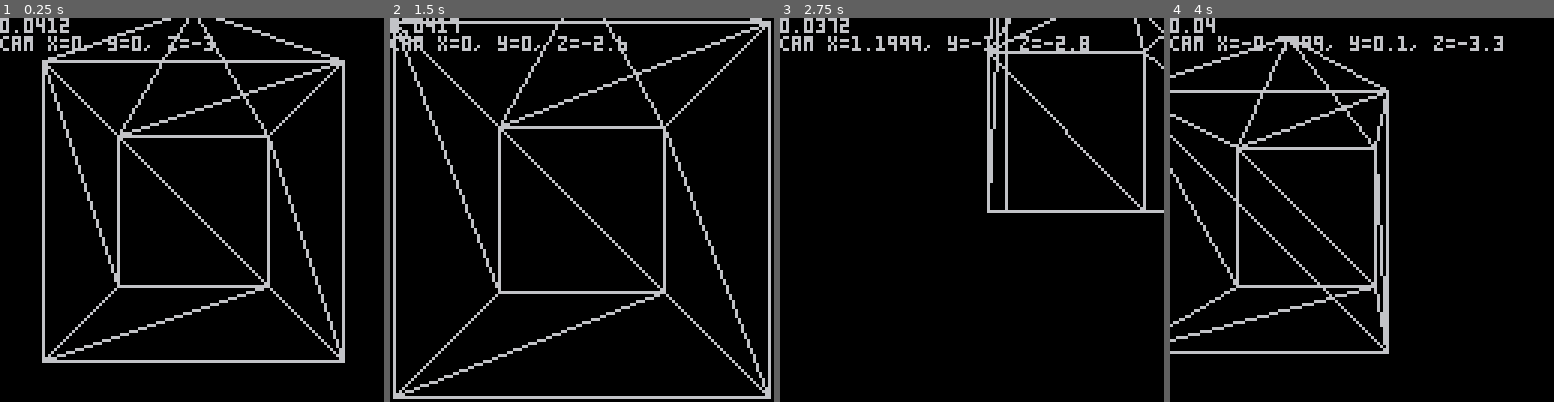
Above: before the commit, frames 1-4 (left to right).
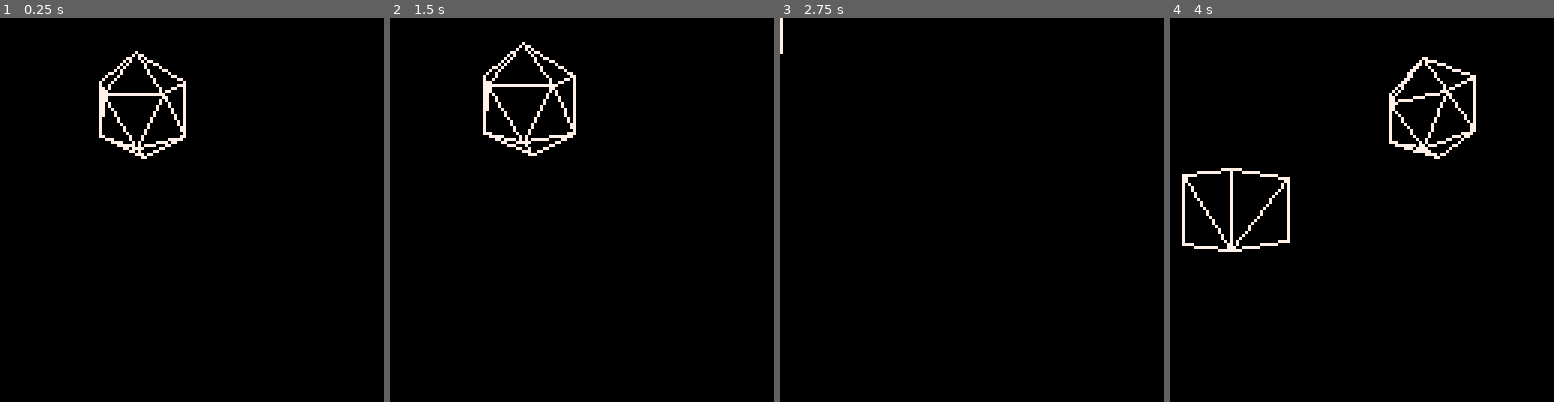
Above: after the commit, the same moments.

Repository: CodenameWaddles/pico8
Game: PICO-8 cartridge 3d_renderer/rendering.p8
Two runs of this game, one before a commit and one after it. Both use one fixed random seed, a clock stepped at 60 frames per second and the inputs below.
Inputs:
- Up to frame 1 (0.25 s): no input
- Up to frame 2 (1.5 s): tap O (Z key) at 0.33, 0.7, 1.43 s; tap X (X key) at 1.07 s
- Up to frame 3 (2.75 s): hold Left 1.97-2.37 s; hold P2 Right 1.97-2.37 s; tap X (X key) at 2.07, 2.4, 2.73 s; tap O (Z key) at 2.22 s; hold Down from 2.42 s (still down); hold P2 Up from 2.42 s (still down)
- Up to frame 4 (4 s): release Down at 2.82 s; release P2 Up at 2.82 s; hold Right 2.87-3.53 s; hold P2 Left 2.87-3.53 s; tap X (X key) at 3.07, 3.4, 3.73 s; tap O (Z key) at 3.1, 3.98 s; hold Up from 3.58 s (still down); hold P2 Down from 3.58 s (still down)

The runs differ from the first frame. In frame 1, 9.5% of the frame differs, in the area x 0-90%, y 0-90%; in frame 2, 10%, in the area x 0-100%, y 0-100%; in frame 3, 4.1%; in frame 4, 9.4%.

Commit message:
barycentric ratser

Diff:
--- a/3d_renderer/rendering.p8
+++ b/3d_renderer/rendering.p8
@@ -3,9 +3,13 @@
 __lua__
 
 camera_speed=0.1
-
-cube={}
-cube.vertices={{1, 1, 1},
+camera_rotation_speed=0.01
+red_palette = {2, 8, 14}
+orange_palette = {4, 9, 10}
+grey_palette = {5, 6, 7}
+
+house={}
+house.vertices={{1, 1, 1},
 {-1, 1, 1},
 {-1, -1, 1},
 {1, -1, 1},
@@ -14,10 +18,8 @@
 {-1, -1, -1},
 {1, -1, -1},
 {0, 2, 0}}
-cube.faces={{1, 2, 3},
+house.faces={{1, 2, 3},
 {1, 3, 4},
-{1, 5, 6},
-{1, 6, 2},
 {2, 6, 7},
 {2, 7, 3},
 {3, 7, 8},
@@ -27,20 +29,33 @@
 {5, 7, 6},
 {5, 8, 7},
 {9, 2, 1},
-{9, 2, 6},
-{9, 6, 5},
-{9, 5, 1}}
-objects={cube}
-cam = {pos={0,0,-3}}
+{9, 6, 2},
+{9, 5, 6},
+{9, 1, 5}}
+house.col = red_palette
+initial_cam_dir = {{0},{0},{1}}
+cam = {pos={{0},{0},{-3}}, dir=initial_cam_dir}
 cam_matrix = {{-100, 0, 64}, {0, -100, 64}, {0, 0, 1}}
 
+light_dir = {{-1}, {1}, {-1}}
+
 function _init()
-
+    light_dir = normalize(light_dir)
+    theta = 0
+    objects={--house,
+    make_cube(3,0,0,0.5, grey_palette),
+    make_icosa(1,2,3, red_palette)}
+    foreach(objects, function (obj)
+        calculate_object_normals(obj)
+    end)
+    x = 40
+    y = 15
 end
 
 function _update()
+    world_matrix = {{1, 0, 0, -cam.pos[1][1]}, {0, 1, 0, -cam.pos[2][1]}, {0, 0, 1, -cam.pos[3][1]}}
     move_camera()
-    world_matrix = {{1, 0, 0, -cam.pos[1]}, {0, 1, 0, -cam.pos[2]}, {0, 0, 1, -cam.pos[3]}}
+    world_matrix = matrix_product(rotation_matrix_y(theta), world_matrix)
     projection_matrix = matrix_product(cam_matrix, world_matrix)
     projected_objects={}
     rendered_objects = filter_rendered(objects)
@@ -51,44 +66,99 @@
 
 function _draw()
     cls()
-    --print(projected_objects[1].vertices[3][1][1])
     foreach(projected_objects, function (obj)
         draw_projection(obj)
     end)
-    print(stat(1))
-    print("cam x="..cam.pos[1]..", y="..cam.pos[2]..", z="..cam.pos[3])
+    --fill_triangle_scanline({{20}, {20}}, {{x}, {y}}, {{0}, {60}}, 7)
+    --fill_triangle_barycentric({{0}, {0}}, {{50}, {15}}, {{0}, {10}}, 7)
+    --print(stat(1), 8)
+    --print("cam x="..cam.pos[1][1]..", y="..cam.pos[2][1]..", z="..cam.pos[3][1])
+    --print("cam dir x="..cam.dir[1][1]..", y="..cam.dir[2][1]..", z="..cam.dir[3][1])
+    --local obj_dir = {{objects[1].vertices[1][1] - cam.pos[1][1]}, {objects[1].vertices[1][2] - cam.pos[2][1]}, {objects[1].vertices[1][3] - cam.pos[3][1]}}
+    --print_matrix(obj_dir)
+    --print("dot prod = "..dot(obj_dir, cam.dir))
+    --line(64, 64, 64-10*cam.dir[1][1], 64-10*cam.dir[3][1], 8)
+    --line(64, 64, 64-5*obj_dir[1][1], 64-5*obj_dir[3][1], 12)
 end
 
 function move_camera()
-    if(btn(0)) cam.pos[1]+=camera_speed
-    if(btn(1)) cam.pos[1]-=camera_speed
-    if(btn(2)) cam.pos[2]+=camera_speed
-    if(btn(3)) cam.pos[2]-=camera_speed
-    if(btn(4)) cam.pos[3]+=camera_speed
-    if(btn(5)) cam.pos[3]-=camera_speed
+    local transaltion = {{0}, {0}, {0}}
+    if(btn(0)) transaltion[1][1]+=camera_speed x-=1
+    if(btn(1)) transaltion[1][1]-=camera_speed x+=1
+    if(btn(2)) transaltion[2][1]+=camera_speed y-=1
+    if(btn(3)) transaltion[2][1]-=camera_speed y+=1
+    if(btn(4)) transaltion[3][1]+=camera_speed
+    if(btn(5)) transaltion[3][1]-=camera_speed
+    if(btn(0, 1)) theta += camera_rotation_speed
+    if(btn(1, 1)) theta -= camera_rotation_speed
+    transaltion = matrix_product(rotation_matrix_y(-theta), transaltion)
+    cam.dir = matrix_product(rotation_matrix_y(-theta), initial_cam_dir)
+    cam.pos = matrix_addition(cam.pos, transaltion)
 end
 
 -->8
 --Drawing
 
 function draw_projection(obj)
+    local col = obj.col
     foreach(obj.faces, function (f)
-        line(obj.vertices[f[1]][1][1], obj.vertices[f[1]][2][1], obj.vertices[f[2]][1][1], obj.vertices[f[2]][2][1])
-        line(obj.vertices[f[2]][1][1], obj.vertices[f[2]][2][1], obj.vertices[f[3]][1][1], obj.vertices[f[3]][2][1])
-        line(obj.vertices[f[3]][1][1], obj.vertices[f[3]][2][1], obj.vertices[f[1]][1][1], obj.vertices[f[1]][2][1])
-    end)
-end
-
+        local v1 = obj.vertices[f[1]] v2 = obj.vertices[f[2]] v3 = obj.vertices[f[3]]
+        local l = dot(light_dir, f[4])
+        local color = col[1]
+
+        if(l>=0) color = col[2]
+        if(l>=0.8) color = col[3]
+
+        --fill_triangle_barycentric(v1, v2, v3, color)
+        --fill_triangle_scanline(v1, v2, v3, color)
+        draw_edge(v1[1][1], v1[2][1], v2[1][1], v2[2][1], 7)
+        draw_edge(v2[1][1], v2[2][1], v3[1][1], v3[2][1], 7)
+        draw_edge(v3[1][1], v3[2][1], v1[1][1], v1[2][1], 7)
+    end)
+end
+
+function draw_edge(x1, y1, x2, y2, col)
+    if(not(on_screen(x1) and on_screen(y1) and on_screen(x2) and on_screen(y2))) return false
+    local mask1 = get_vertex_screen_bitmask(x1, y1)
+    local mask2 = get_vertex_screen_bitmask(x2, y2)
+    if(mask1 & mask2 == 0) line(x1,y1,x2,y2,col) return true
+    return false
+end
+
+function on_screen(x)
+    return x>=-128 and x <= 256
+end
+
+function get_vertex_screen_bitmask(x, y)
+    local mask = 0
+    if(x>127) mask+=1
+    if(x<0) mask+=2
+    if(y<0) mask+=8
+    if(y>127) mask+=4
+    return mask
+end
 
 -->8
 --Projection
 
 function project_object(obj)
     local projected_vertices = {}
+    local projected_faces = {}
+
+    local vertices = obj.vertices
+
+    --project vertices
     foreach(obj.vertices, function (v)
         add(projected_vertices, project_vertex(v))
     end)
-    return {vertices = projected_vertices, faces = obj.faces}
+
+    --filter back faces
+    foreach(obj.faces, function (f)
+        local v_dir = get_vector_from_points(cam.pos, get_point_matrix(vertices[f[1]]))
+        if(dot(f[4], v_dir) < 0) add(projected_faces, f)
+    end)
+
+    return {vertices = projected_vertices, faces = projected_faces, col = obj.col}
 end
 
 function project_vertex(v)
@@ -99,11 +169,221 @@
 function filter_rendered(objects)
     local rendered = {}
     foreach(objects, function (obj)
-        if(obj.vertices[1][3] > cam.pos[3]) add(rendered, obj)
+        --local obj_dir = {{obj.vertices[1][1] - cam.pos[1][1]}, {obj.vertices[1][2] - cam.pos[2][1]}, {obj.vertices[1][3] - cam.pos[3][1]}}
+        local obj_dir = get_vector_from_points(cam.pos, get_point_matrix(obj.vertices[1]))
+        if(dot(obj_dir, cam.dir) > 0) add(rendered, obj)
     end)
     return rendered
 end
 
+-->8
+--mesh utils
+
+function calculate_object_normals(obj)
+    local vertices = obj.vertices
+    foreach(obj.faces, function (f)
+        local n = calculate_face_normal(vertices[f[1]], vertices[f[2]], vertices[f[3]])
+        f[4] = n
+    end)
+end
+
+function calculate_face_normal(p1, p2, p3)
+    local res = {}
+    local v1 = get_vector_from_points(get_point_matrix(p1), get_point_matrix(p2))
+    local v2 = get_vector_from_points(get_point_matrix(p1), get_point_matrix(p3))
+    return normalize(cross(v1, v2))
+end
+
+function get_3d_AABB(vertices)
+    local minX = vertices[1][1][1] local minY = vertices[1][2][1] local maxX = vertices[1][1][1] local maxY = vertices[1][2][1] local minZ = vertices[1][3][1] local maxZ = vertices[1][3][1]
+    foreach(vertices, function (v)
+        local x = v[1][1] y = v[2][1] z = v[3][1]
+        if(x < minX) minX = x
+        if(x > maxX) maxX = x
+        if(y < minY) minY = y
+        if(y > maxY) maxY = y
+        if(z < minZ) minZ = z
+        if(z > maxZ) maxZ = z
+    end)
+    return {{{minX}, {minY}, {minZ}}, {{maxX}, {maxY}, {maxZ}}}
+end
+
+function get_2d_AABB(p1, p2, p3)
+    local minX = flr(min(p1[1][1], min(p2[1][1], p3[1][1]))) local minY = flr(min(p1[2][1], min(p2[2][1], p3[2][1])))
+    local maxX = flr(max(p1[1][1], max(p2[1][1], p3[1][1]))) local maxY = flr(max(p1[2][1], max(p2[2][1], p3[2][1])))
+    return {{{minX}, {minY}}, {{maxX}, {maxY}}}
+end
+
+function fill_triangle_barycentric(p1, p2, p3, col)
+    local bb = get_2d_AABB(p1, p2, p3)
+
+    for x=bb[1][1][1],bb[2][1][1] do
+        for y=bb[1][2][1],bb[2][2][1] do
+            local p = {{x}, {y}}
+            if(edge_function(p1, p2, p) and edge_function(p2, p3, p) and edge_function(p3, p1, p)) pset(x, y, col)
+        end
+    end
+end
+
+function edge_function(a, b, p)
+    return ((p[1][1] - a[1][1]) * (b[2][1] - a[2][1]) - (p[2][1] - a[2][1]) * (b[1][1] - a[1][1]) >= 0)
+end
+
+function fill_triangle_scanline(p1, p2, p3, col)
+    --get start point
+    local index = 1
+    if(check_if_triangle_extremum(p1, p2, p3)) pstart = p1 index = 1
+    if(check_if_triangle_extremum(p2, p1, p3)) pstart = p2 index = 2
+    if(check_if_triangle_extremum(p3, p2, p1)) pstart = p3 index = 3
+
+    --get end point
+    if(index == 1) then
+        if(abs(p1[2][1] - p2[2][1]) > abs(p1[2][1] - p3[2][1])) then
+            pend = p2
+            pint = p3
+        else
+            pend = p3
+            pint = p2
+        end
+    elseif(index == 2) then
+        if(abs(p2[2][1] - p1[2][1]) > abs(p2[2][1] - p3[2][1])) then
+            pend = p1
+            pint = p3
+        else
+            pend = p3
+            pint = p1
+        end
+    elseif(index == 3) then
+        if(abs(p3[2][1] - p1[2][1]) > abs(p3[2][1] - p2[2][1])) then
+            pend = p1
+            pint = p2
+        else
+            pend = p2
+            pint = p1
+        end
+    end
+
+    local xdmain = (pend[1][1] - pstart[1][1]) / (pend[2][1] - pstart[2][1])
+
+    local xd1 = (pint[1][1] - pstart[1][1]) / (pint[2][1] - pstart[2][1])
+
+    local xd2 = (pend[1][1] - pint[1][1]) / (pend[2][1] - pint[2][1])
+
+
+    local threshold = 0.01
+    if(abs(pend[2][1] - pstart[2][1]) <= threshold) xdmain = pend[1][1] - pstart[1][1]
+    if(abs(pint[2][1] - pstart[2][1]) <= threshold) xd1 = pint[1][1] - pstart[1][1]
+    if(abs(pend[2][1] - pint[2][1]) <= threshold) xd2 = pend[1][1] - pint[1][1]
+
+
+
+    local xstart = pstart[1][1]
+    local ystart = pstart[2][1]
+
+    local xend = pstart[1][1]
+    local yend = pstart[2][1]
+
+    local i = 0
+
+    while(((abs(xend - pint[1][1]) >= 2) or (abs(yend - pint[2][1]) >= 2)) and i < 127) do
+        line(xstart, ystart, xend, yend, col)
+        xend += sgn(pint[1][1] - pstart[1][1]) * abs(xd1)
+        yend += sgn(pint[2][1] - pstart[2][1])
+        xstart += sgn(pend[1][1] - pstart[1][1]) * abs(xdmain)
+        ystart += sgn(pend[2][1] - pstart[2][1])
+        i+=1
+    end
+    i = 0
+
+    if(abs(yend - pend[2][1]) >= 2) then
+        while(((abs(xend - pend[1][1]) >= 2) or (abs(yend - pend[2][1]) >= 2)) and i < 127) do
+            line(xstart, ystart, xend, yend, col)
+            xend += sgn(pend[1][1] - pint[1][1]) * abs(xd2)
+            yend += sgn(pend[2][1] - pint[2][1])
+            xstart += sgn(pend[1][1] - pstart[1][1]) * abs(xdmain)
+            ystart += sgn(pend[2][1] - pstart[2][1])
+            i+=1
+        end
+    else
+        line(xend, yend, pend[1][1], pend[2][1], col)
+    end
+
+    --pset(pstart[1][1], pstart[2][1], 11) --start in green
+    --pset(pint[1][1], pint[2][1], 9)
+    --pset(pend[1][1], pend[2][1], 8) --end in red
+
+end
+
+function check_if_triangle_extremum(p1, p2, p3)
+    return (p1[1][1] == min(p1[1][1], min(p2[1][1], p3[1][1])) or p1[1][1] == max(p1[1][1], max(p2[1][1], p3[1][1]))) and (p1[2][1] == min(p1[2][1], min(p2[2][1], p3[2][1])) or p1[2][1] == max(p1[2][1], max(p2[2][1], p3[2][1])))
+end
+
+function make_cube(x, y, z, r, col)
+    local cube={}
+    cube.vertices={{x+r, y+r, z+r},
+    {x-r, y+r, z+r},
+    {x-r, y-r, z+r},
+    {x+r, y-r, z+r},
+    {x+r, y+r, z-r},
+    {x-r, y+r, z-r},
+    {x-r, y-r, z-r},
+    {x+r, y-r, z-r}}
+    cube.faces={{1, 2, 3},
+    {1, 3, 4},
+    {1, 5, 6},
+    {1, 6, 2},
+    {2, 6, 7},
+    {2, 7, 3},
+    {3, 7, 8},
+    {3, 8, 4},
+    {4, 8, 5},
+    {4, 5, 1},
+    {5, 7, 6},
+    {5, 8, 7}}
+    cube.col = col
+    return cube
+end
+
+function make_icosa(x, y, z, col)
+    icosa = {}
+    icosa.vertices = {
+        {x-0.525731, y, z-0.850651},
+        {x+0.525731, y, z-0.850651},
+        {x+0.525731, y, z+0.850651},
+        {x-0.525731, y, z+0.850651},
+        {x-0.850651, y-0.525731, z},
+        {x-0.850651, y+0.525731, z},
+        {x+0.850651, y+0.525731, z},
+        {x+0.850651, y-0.525731, z},
+        {x, y-0.850651, z+0.525731},
+        {x, y-0.850651, z-0.525731},
+        {x, y+0.850651, z-0.525731},
+        {x, y+0.850651, z+0.525731},
+    }
+    icosa.faces = {
+        {2 , 10,  1},
+        {11,  2,  1},
+        {6 , 11,  1},
+        {5 , 6 , 1},
+        {10,  5,  1},
+        {9 , 3 , 4},
+        {5 , 9 , 4},
+        {6 , 5 , 4},
+        {12,  6,  4},
+        {3 , 12,  4},
+        {12,  3,  7},
+        {11,  12, 7},
+        {2 , 11,  7},
+        {8 , 2 , 7},
+        {3 , 8 , 7},
+        {12,  11, 6},
+        {10,  9,  5},
+        {8 , 3 , 9},
+        {10,  8,  9},
+        {2 , 8 , 10}}
+    icosa.col = col
+    return icosa
+end
 
 -->8
 --math utils
@@ -121,13 +401,30 @@
     return res
 end
 
+function get_vector_from_points(p1, p2)
+    return {{p2[1][1] - p1[1][1]}, {p2[2][1] - p1[2][1]}, {p2[3][1] - p1[3][1]}}
+end
+
+function get_2d_vector_from_points(p1, p2)
+    return {{p2[1][1] - p1[1][1]}, {p2[2][1] - p1[2][1]}}
+end
+
+function get_point_matrix(v)
+    return {{v[1]}, {v[2]}, {v[3]}}
+end
+
 function dot(v1, v2)
     assert(#v1==#v2, "Dot product with wrong sizes")
-    res=0
+    local res=0
     for i=1,#v1 do
-        res+=v1[i]*v2[i]
+        res+=v1[i][1]*v2[i][1]
     end
     return res
+end
+
+function cross(v1, v2)
+    assert(#v1==#v2, "Dot product with wrong sizes")
+    return {{v1[2][1]*v2[3][1] - v1[3][1]*v2[2][1]}, {v1[3][1]*v2[1][1] - v1[1][1]*v2[3][1]}, {v1[1][1]*v2[2][1] - v1[2][1]*v2[1][1]}}
 end
 
 function matrix_product(mat1, mat2)
@@ -148,6 +445,21 @@
     return res
 end
 
+function rotation_matrix_y(theta)
+    return {{cos(theta), 0, sin(theta)},
+            {0, 1, 0},
+            {-sin(theta), 0, cos(theta)}}
+end
+
+function normalize(v)
+    local mag = magnitude(v)
+    return {{v[1][1]/mag}, {v[2][1]/mag}, {v[3][1]/mag}}
+end
+
+function magnitude(v)
+    return sqrt(v[1][1]^2 + v[2][1]^2 + v[3][1]^2)
+end
+
 function print_matrix(mat)
     for i=1,#mat do
         local line=""
Not shown, added: 3d_renderer/bary-fill.gif
Not shown, added: 3d_renderer/wireframe.gif
